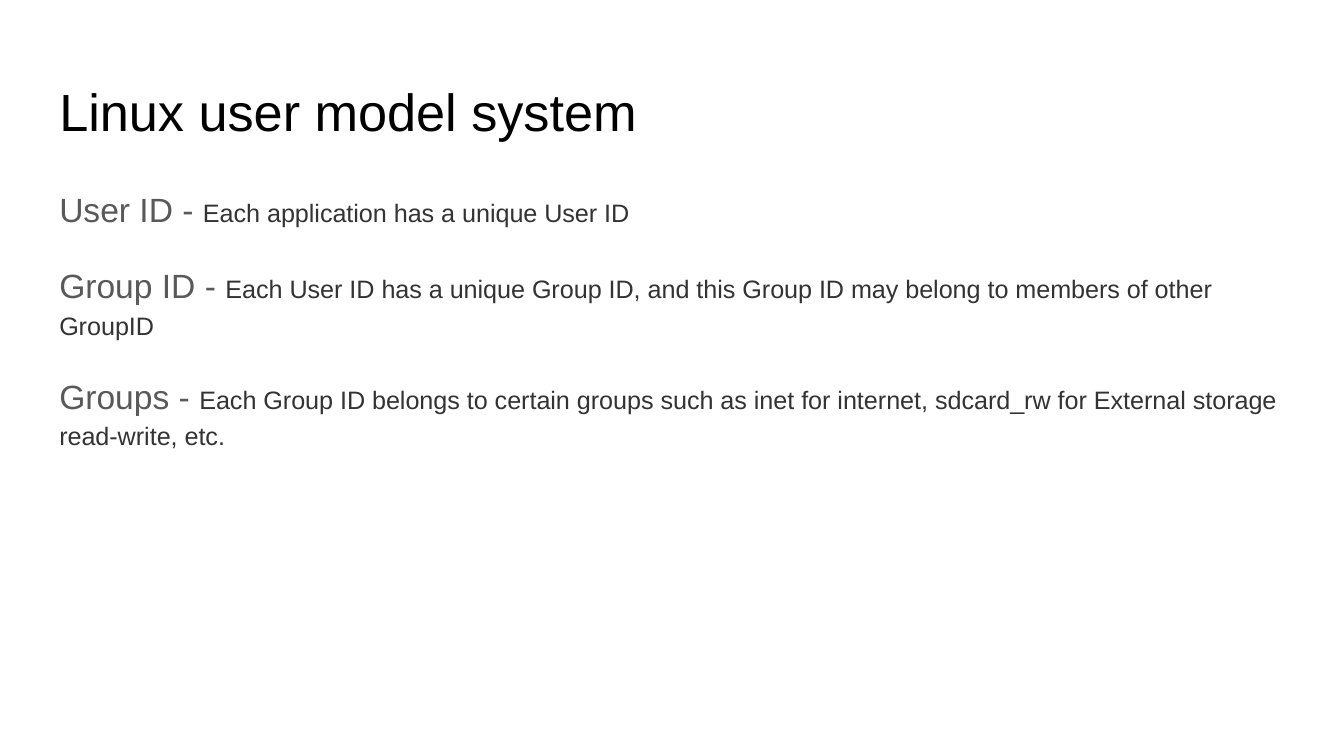
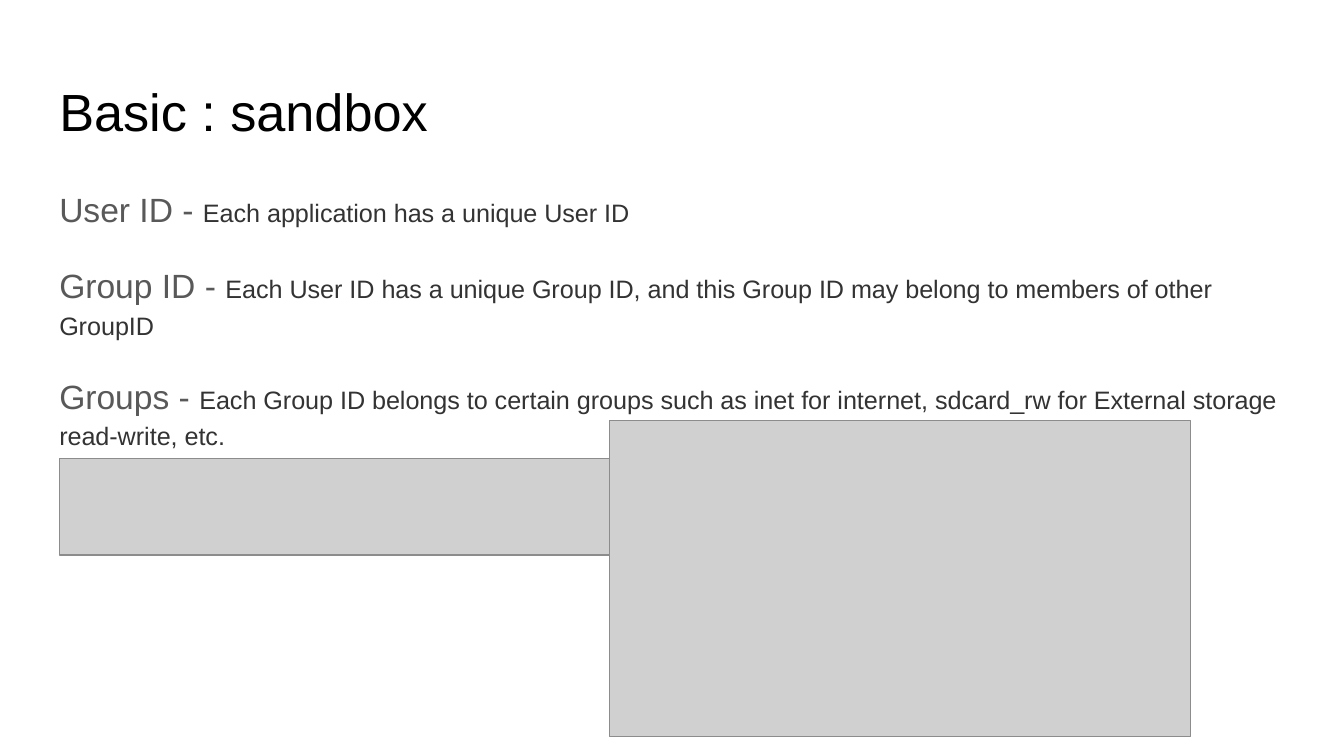
Before and after one commit to martinkro/android-studio-samples, a slide deck: slide 3 of docs/Android Permission.pptx (slide 6 before the commit). Drawn at 1344x756 pixels with LibreOffice and Linux fonts; fonts in the diff are those of the drawing; grey boxes stand for pictures. Boxes give left, top, right and bottom in pixels: in the first picture for what was removed or moved away, otherwise in the second. Text is boxed around its words. In the diff, an @@ line names an element or a change of style, - is before the commit and + after.

```diff
--- a/docs/Android Permission.pptx
+++ b/docs/Android Permission.pptx
@@ title at (x1=59, y1=93, x2=427, y2=132): text changed @@
-Linux user model system
+Basic : sandbox
@@ picture added at (x1=609, y1=421, x2=1189, y2=737) @@
@@ picture added at (x1=59, y1=458, x2=965, y2=555) @@
```
Also in this commit, not shown: 2 other slides changed, 11 slides added, 4 other files.
